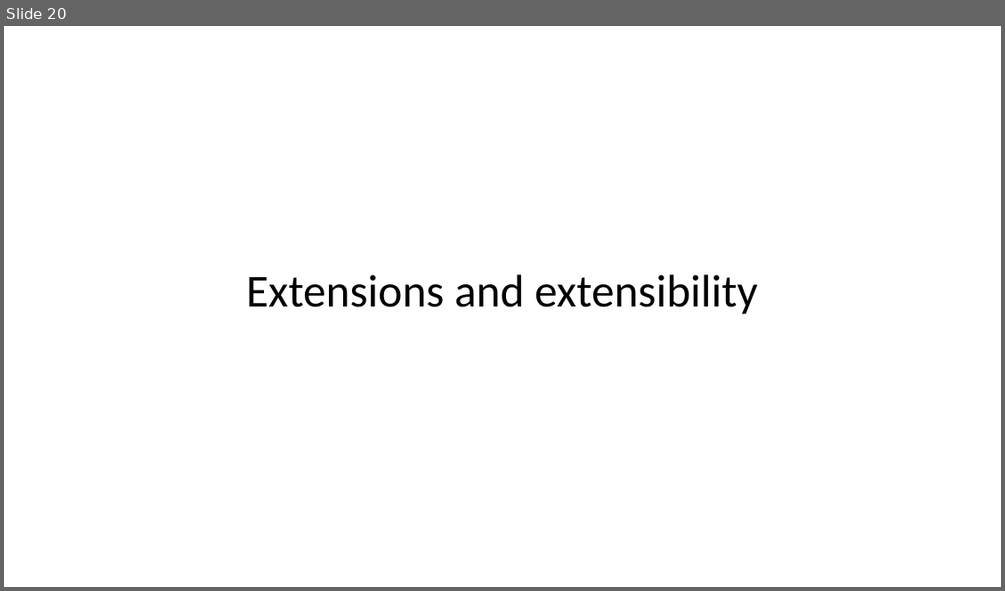
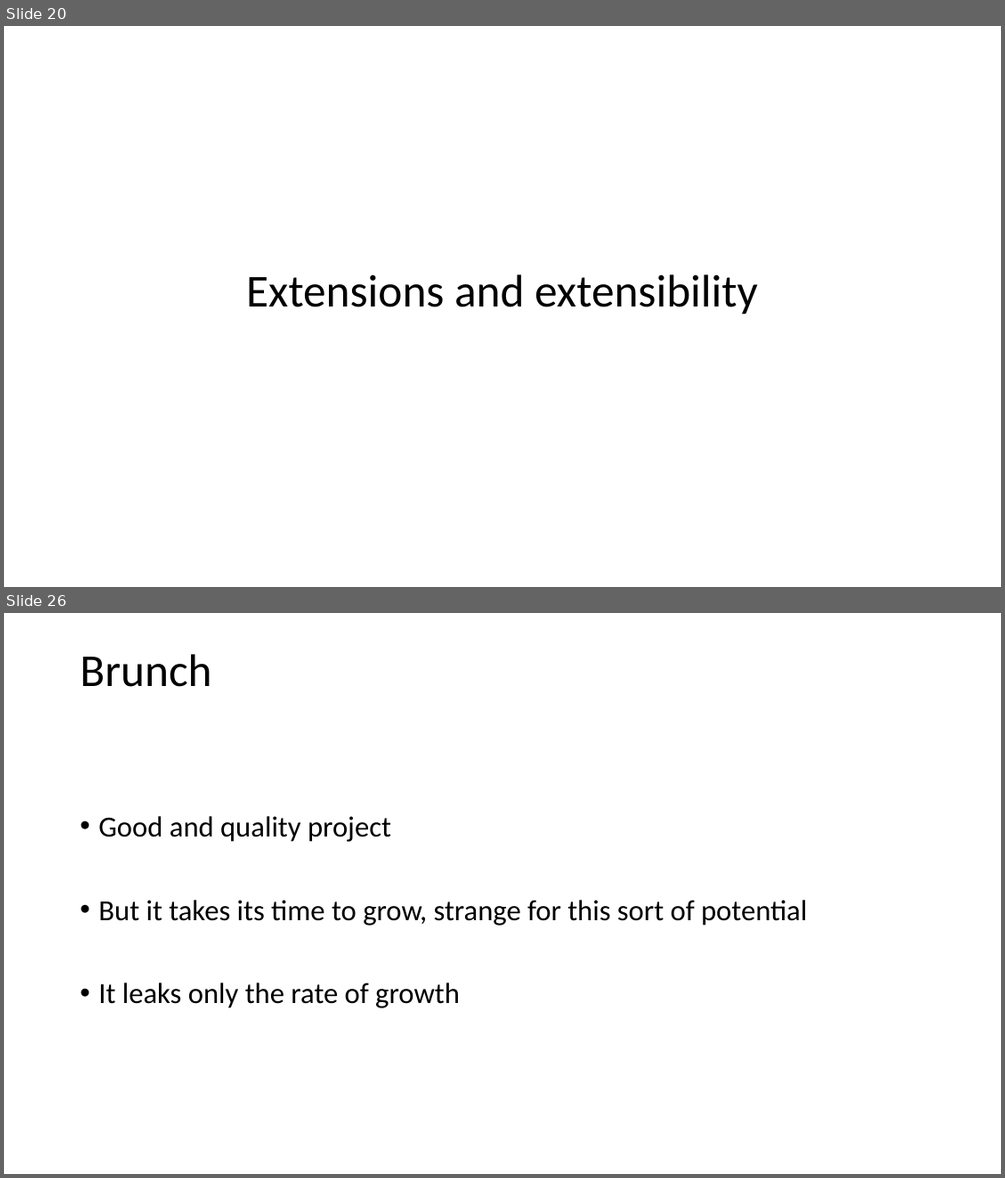
Before and after one commit to vba/presentations, a slide deck: build.js/build.js.pptx. Shown one above the other, each under a label of ours: slide 20 before the commit, slides 20 and 26 after it; the slides between them are not shown. The pictures are 1005x591 and 1005x1178 pixels, drawn with LibreOffice and Linux fonts; fonts in the diff are those of the drawing. Boxes give left, top, right and bottom in pixels: in the first picture for what was removed or moved away, otherwise in the second. Text is boxed around its words. In the diff, an @@ line names an element or a change of style, - is before the commit and + after.

```diff
--- a/build.js/build.js.pptx
+++ b/build.js/build.js.pptx
@@ slide 26 added at (x1=4, y1=613, x2=1001, y2=1174), background #FFFFFF @@
@@ title added at (x1=80, y1=654, x2=211, y2=687), 44 pt, text #000000 @@
+Brunch
@@ text added at (x1=98, y1=816, x2=807, y2=1008), 28 pt, text #000000 @@
+• Good and quality project
+• But it takes its time to grow, strange for this sort of potential
+• It leaks only the rate of growth
```
Also in this commit, not shown: 2 slides changed, 7 other slides added, 11 other files.
